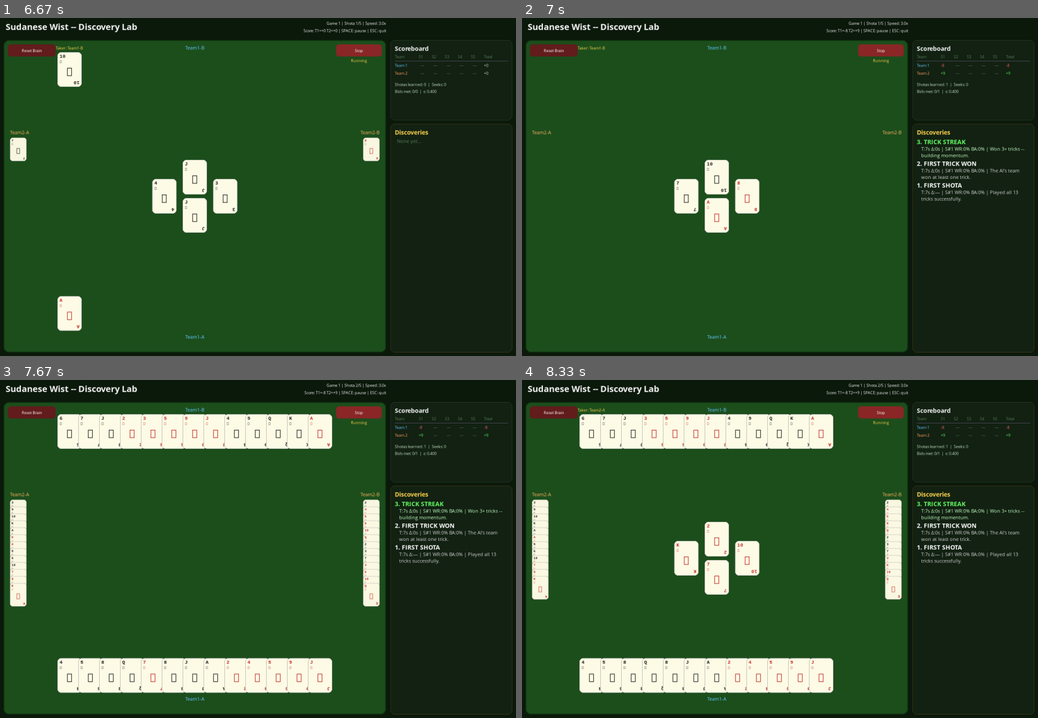
Above: before the commit, frames 1-4 (two rows, left to right).
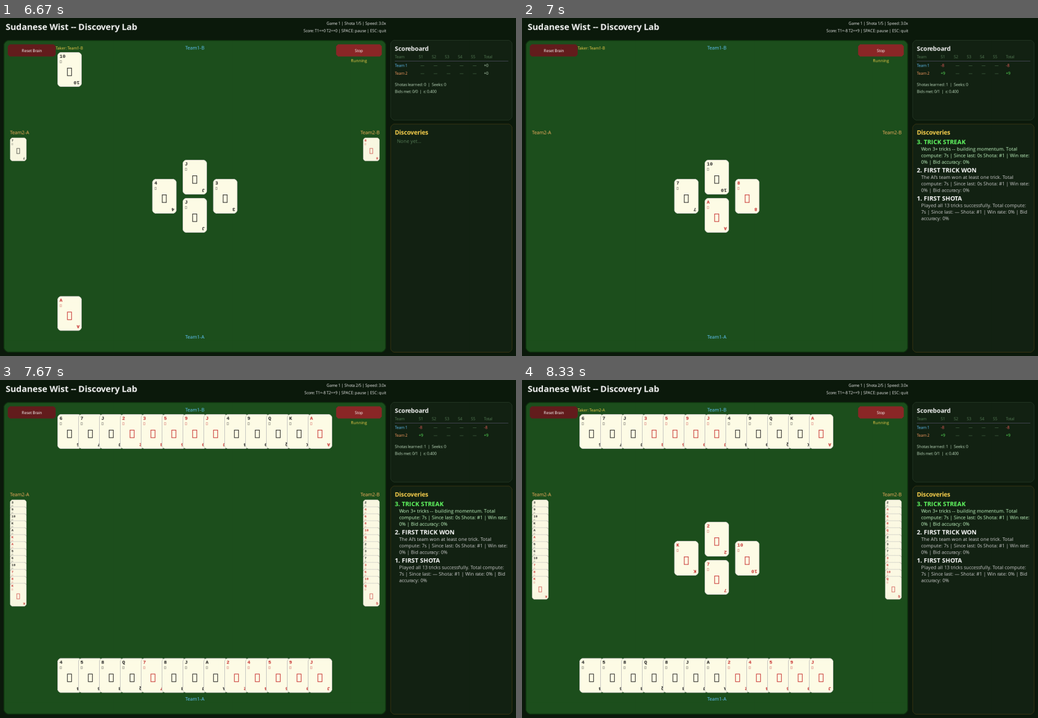
Above: after the commit, the same moments.

Repository: aamagzoub/engineering-intelligence
Game: pygame game, started from gui_wist_discovery/main.py
The game is run twice, just before and just after one commit, with the same random seed, the same clock (stepped at 60 frames per second) and the same inputs.
Inputs (mouse positions are in pixels of both pictures, inside the frame that each line leads up to):
- Up to frame 1 (6.67 s): click "Reset Brain" at 0.38 s; click (304, 264) at 0.72 s; click "Reset Brain" at 2.05 s; click (232, 278) at 2.38 s; click (392, 241) at 2.72 s; tap Space at 3, 3.4, 3.7, 3.9 s; click (103, 119) at 4.72 s; click (278, 173) at 5.05 s; click (103, 166) at 5.38 s; click (98, 315) at 6.28 s
- Up to frame 2 (7 s): no input
- Up to frame 3 (7.67 s): no input
- Up to frame 4 (8.33 s): no input

Frame 1 is identical in both runs. In frame 2, 1.4% of the frame differs, in the area x 76-99%, y 38-61%; in frame 3, 1.4%; in frame 4, 1.4%.

Commit message:
Discovery format: separate lines for description, compute times, and stats

Diff:
--- a/gui_wist_discovery/main.py
+++ b/gui_wist_discovery/main.py
@@ -707,7 +707,7 @@
             self._trigger("seek_hunter", "SEEK HUNTER: Achieved 3+ seeks total -- the AI actively pursues the all-13-tricks strategy when possible.")
 
     def _trigger(self, key, msg):
-        """Record a discovered behavior with structured format."""
+        """Record a discovered behavior with structured multi-line format."""
         import time
         if key not in self._milestones_achieved:
             self._milestones_achieved.add(key)
@@ -730,11 +730,9 @@
             app_start = getattr(self, '_app_start_time', now)
             last_disc_time = getattr(self, '_last_discovery_time', None)
 
-            # Time since app start (total compute).
             total_sec = now - app_start
             total_str = self._format_time(total_sec)
 
-            # Time since last discovery (delta).
             if last_disc_time is not None:
                 delta_sec = now - last_disc_time
                 delta_str = self._format_time(delta_sec)
@@ -743,8 +741,12 @@
 
             self._last_discovery_time = now
 
-            # Structured description: compute times | stats | description.
-            desc = f"T:{total_str} Δ:{delta_str} | S#{stats['episodes']} WR:{stats['win_rate']:.0f}% BA:{stats['bid_accuracy']:.0f}% | {base_desc}"
+            # Multi-line structured description.
+            desc = (
+                f"{base_desc}\n"
+                f"Total compute: {total_str} | Since last: {delta_str}\n"
+                f"Shota: #{stats['episodes']} | Win rate: {stats['win_rate']:.0f}% | Bid accuracy: {stats['bid_accuracy']:.0f}%"
+            )
 
             self._milestones_list.append((title, desc))
             self._log(f"  ** DISCOVERED: {title} **")
